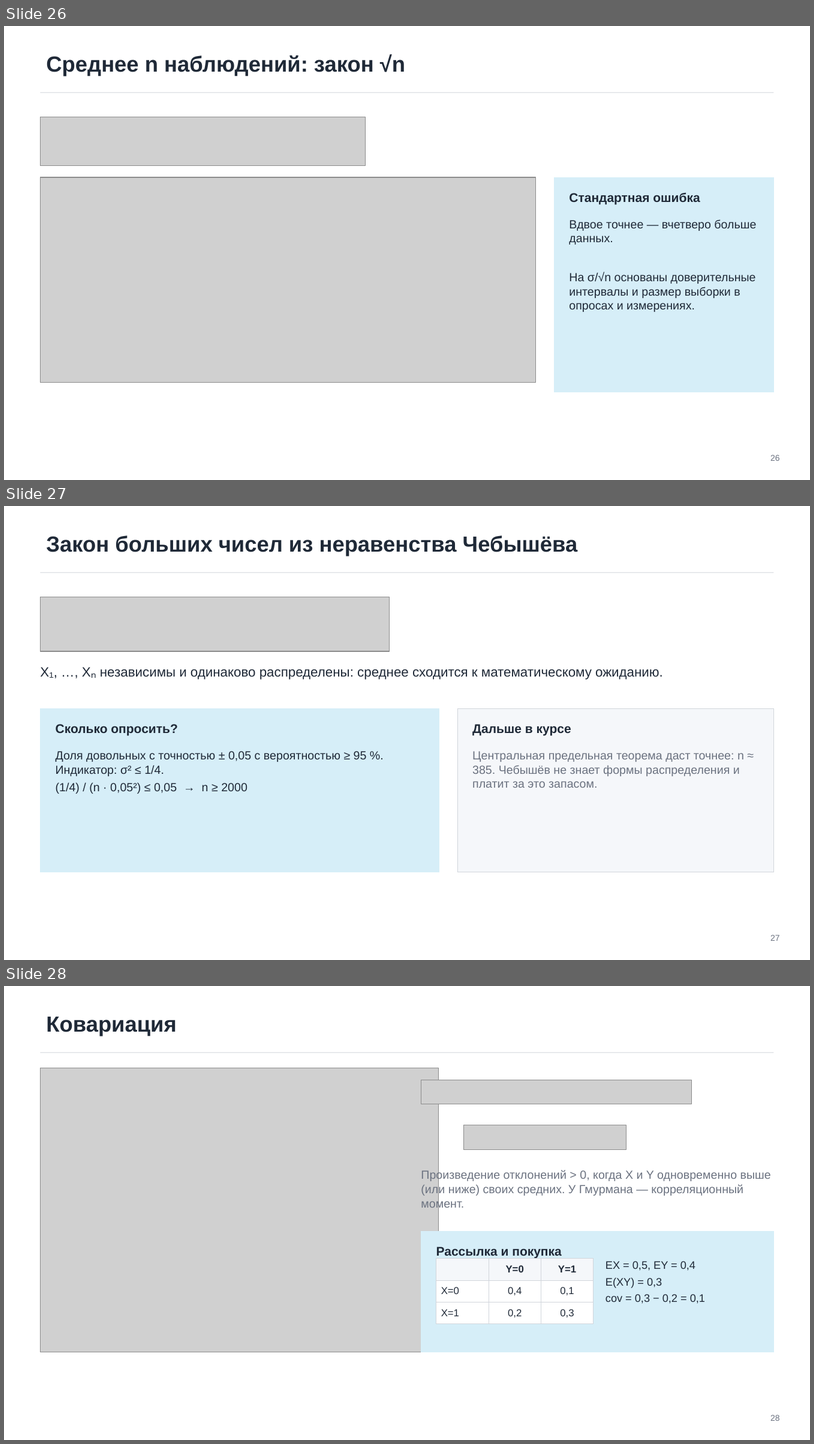
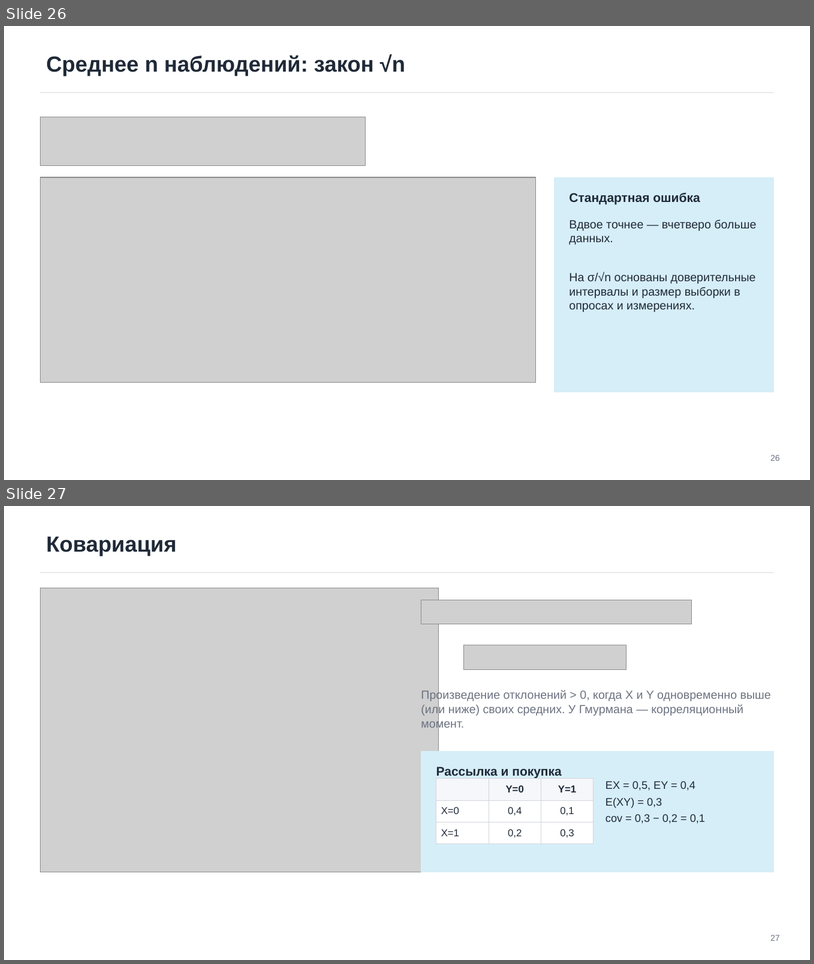
Before and after one commit to TheTonyPub/probability-theory-2026, a slide deck: lectures/04_expectation-variance-itmo.pptx. Shown one above the other, each under a label of ours: slides 26, 27 and 28 before the commit, slides 26 and 27 after it. The pictures are 814x1444 and 814x964 pixels, drawn with LibreOffice and Linux fonts; fonts in the diff are those of the drawing; grey boxes stand for pictures. Boxes give left, top, right and bottom in pixels: in the first picture for what was removed or moved away, otherwise in the second. Text is boxed around its words. In the diff, an @@ line names an element or a change of style, - is before the commit and + after.

```diff
--- a/lectures/04_expectation-variance-itmo.pptx
+++ b/lectures/04_expectation-variance-itmo.pptx
@@ slide 27 removed at box(4, 506, 810, 960), background #FFFFFF; not listed: 1 template element that a slide beside it also shows @@
@@ title removed at box(46, 535, 578, 556) @@
-Закон больших чисел из неравенства Чебышёва
@@ picture removed at box(40, 597, 390, 651) @@
@@ text removed at box(40, 667, 663, 679) @@
-X₁, …, Xₙ независимы и одинаково распределены: среднее сходится к математическому ожиданию.
@@ rectangle removed at box(40, 709, 440, 872) @@
@@ rectangle removed at box(458, 709, 774, 872) @@
@@ text removed at box(56, 724, 177, 736) @@
-Сколько опросить?
@@ text removed at box(473, 724, 572, 736) @@
-Дальше в курсе
@@ text removed at box(56, 751, 367, 793) @@
-Доля довольных с точностью ± 0,05 с вероятностью ≥ 95 %. Индикатор: σ² ≤ 1/4.
-(1/4) / (n · 0,05²) ≤ 0,05 → n ≥ 2000
@@ text removed at box(473, 751, 744, 787) @@
-Центральная предельная теорема даст точнее: n ≈ 385. Чебышёв не знает формы распределения и платит за это запасом.
@@ page number removed at box(771, 934, 780, 940) @@
-27
@@ what was slide 28 is now slide 27 @@
@@ page number at box(771, 934, 780, 940): text changed @@
-28
+27
```
Also in this commit, not shown: 3 slides changed, 2 other files.
